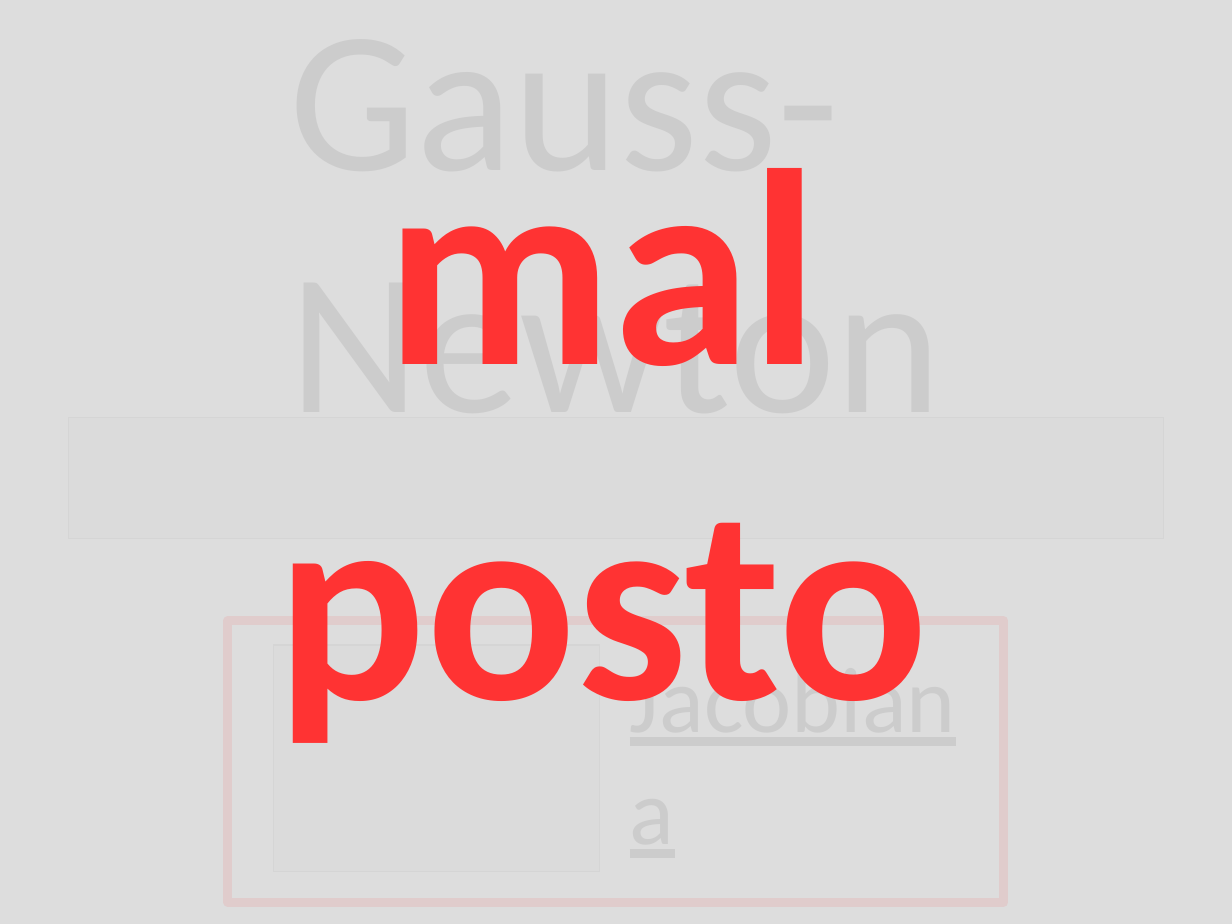
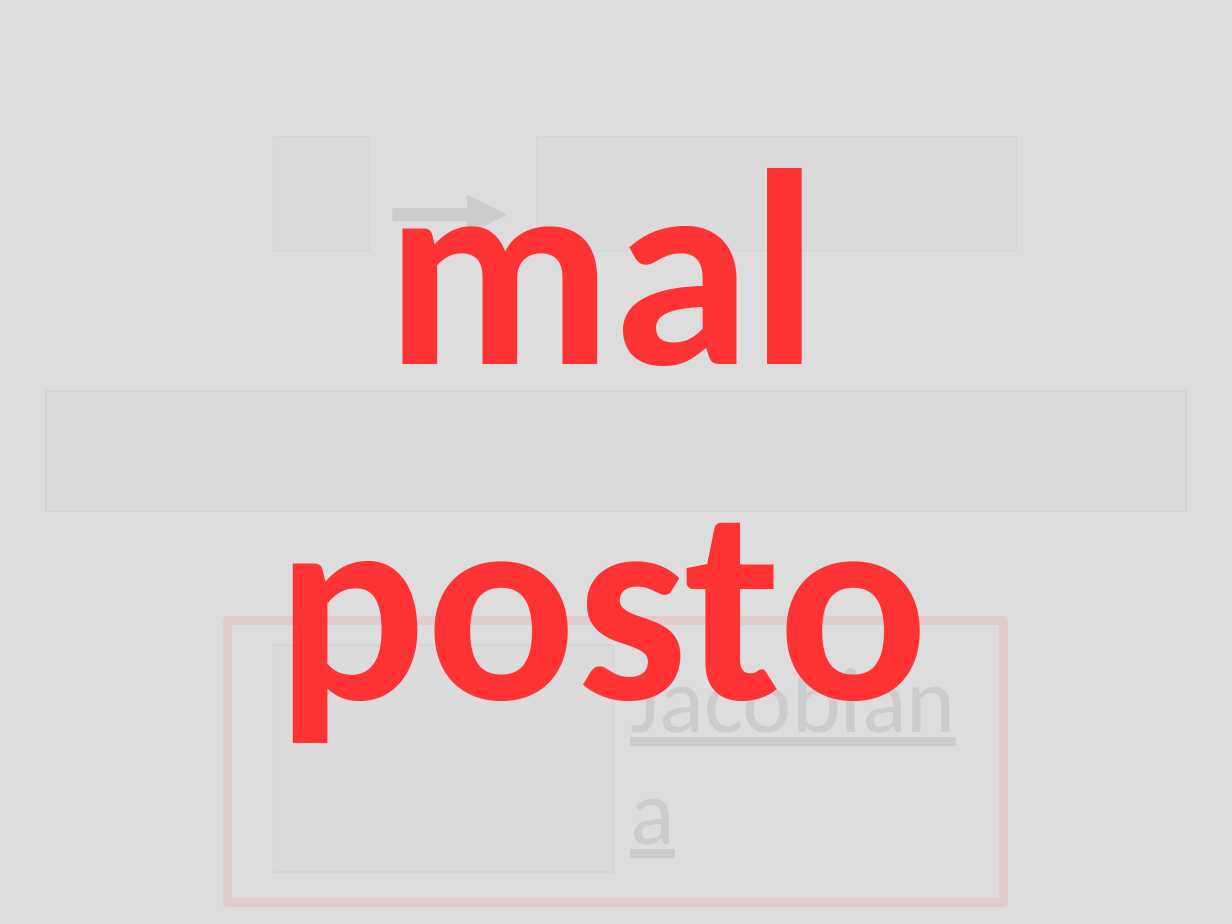
Before and after one commit to leouieda/phd-thesis, a slide deck: slide 21 of presentation/moho.odp (slide 16 before the commit). Drawn at 1232x924 pixels with LibreOffice and Linux fonts; fonts in the diff are those of the drawing; grey boxes stand for pictures. Boxes give left, top, right and bottom in pixels: in the first picture for what was removed or moved away, otherwise in the second. Text is boxed around its words. In the diff, an @@ line names an element or a change of style, - is before the commit and + after.

```diff
--- a/presentation/moho.odp
+++ b/presentation/moho.odp
@@ picture added at bbox=[273, 136, 369, 252] @@
@@ picture added at bbox=[537, 136, 1017, 252] @@
@@ title removed at bbox=[290, 168, 942, 366] @@
-Gauss-Newton
@@ arrow added from (392, 215) to (508, 215), #333333 8.5 pt @@
@@ picture: place and size @@
-picture at bbox=[68, 417, 1164, 538]
+picture at bbox=[46, 391, 1186, 512]
```
Also in this commit, not shown: 17 other slides changed, 12 slides added, 11 slides removed.
